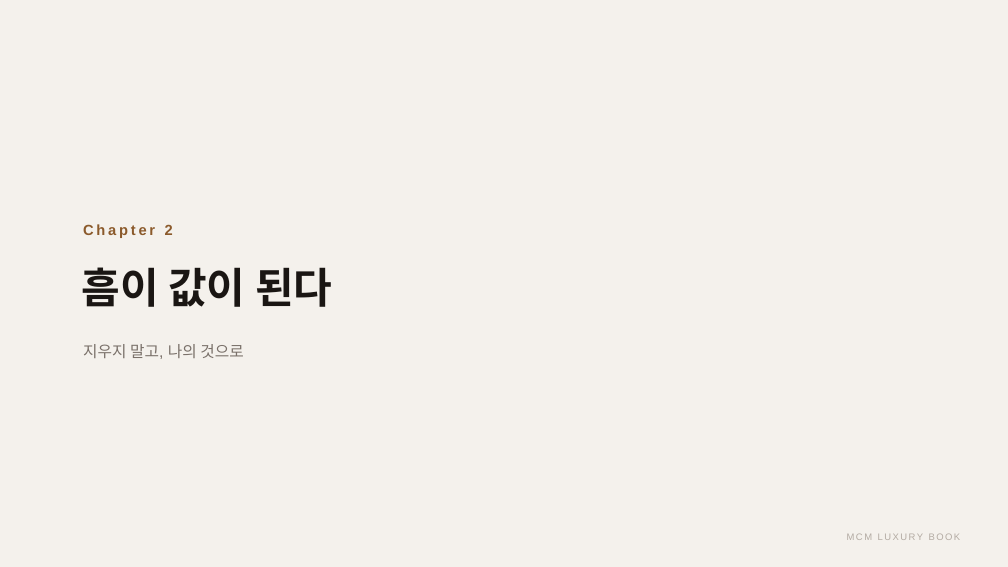
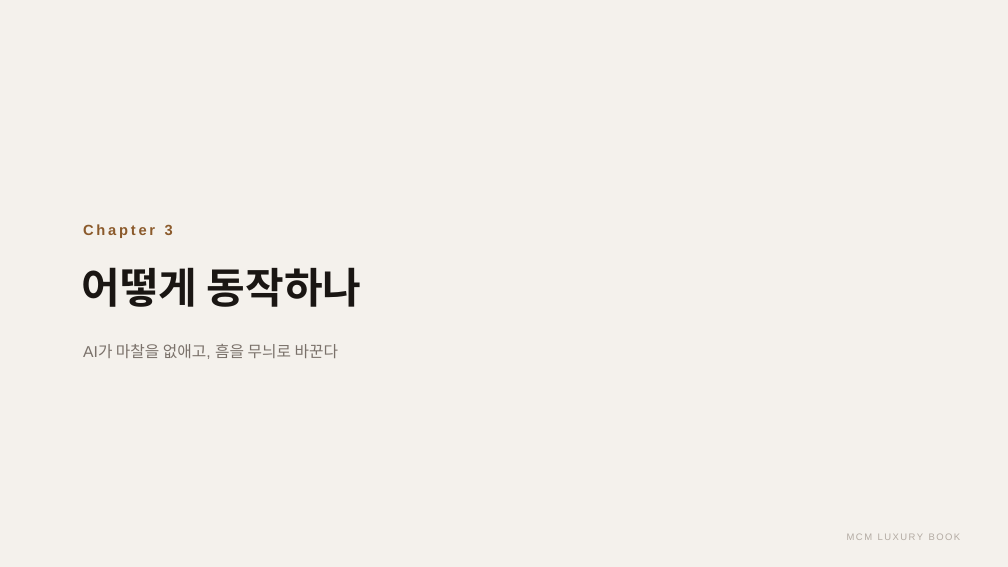
Before and after one commit to elominatedCloud/likeGonzi, a slide deck: slide 19 of docs/ir/MCM_Luxury_Book_IR.pptx (slide 11 before the commit). Drawn at 1008x567 pixels with LibreOffice and Linux fonts; fonts in the diff are those of the drawing. Boxes give left, top, right and bottom in pixels: in the first picture for what was removed or moved away, otherwise in the second. Text is boxed around its words. In the diff, an @@ line names an element or a change of style, - is before the commit and + after.

```diff
--- a/docs/ir/MCM_Luxury_Book_IR.pptx
+++ b/docs/ir/MCM_Luxury_Book_IR.pptx
@@ text at [83, 224, 173, 238]: text changed @@
-Chapter 2
+Chapter 3
@@ text at [82, 267, 361, 307]: text changed @@
-흠이 값이 된다
+어떻게 동작하나
@@ text at [83, 344, 338, 359]: text changed @@
-지우지 말고, 나의 것으로
+AI가 마찰을 없애고, 흠을 무늬로 바꾼다
```
Also in this commit, not shown: 3 other slides changed, 2 slides added, 1 slide removed, 4 other files.
